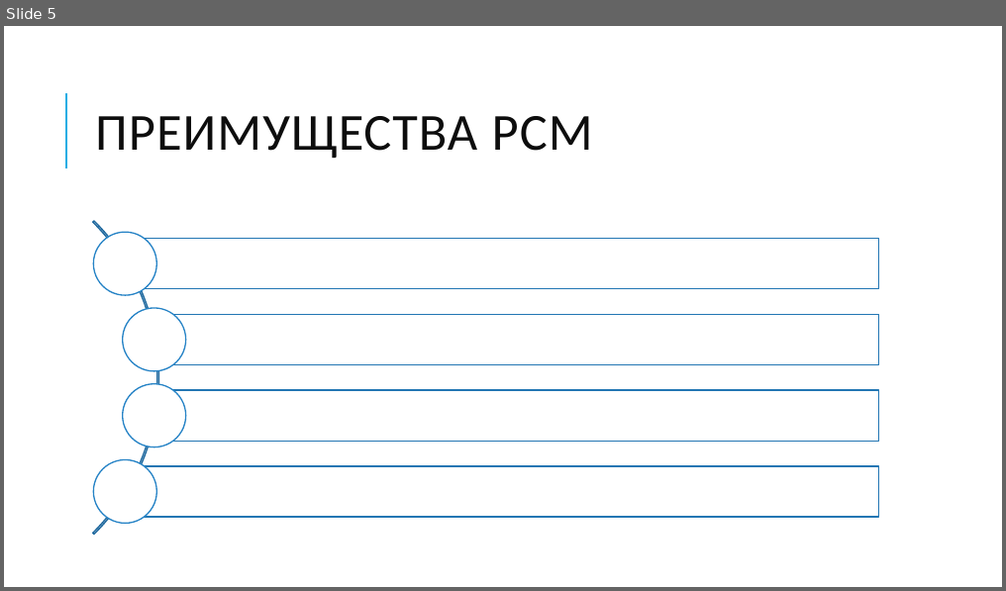
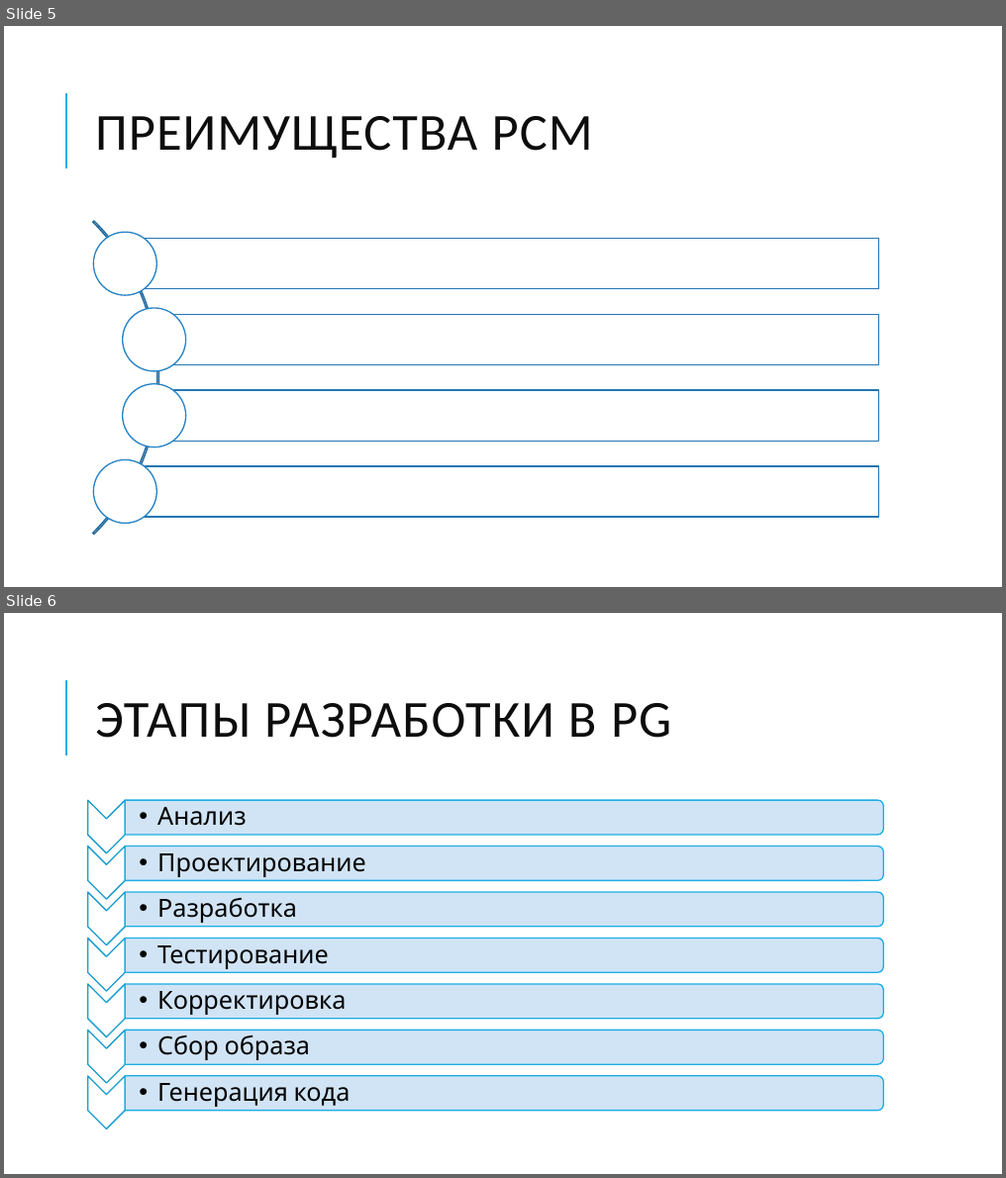
Before and after one commit to pmswga/PCM, a slide deck: other/PGenerator.pptx. Shown one above the other, each under a label of ours: slide 5 before the commit, slides 5 and 6 after it. The pictures are 1006x591 and 1006x1178 pixels, drawn with LibreOffice and Linux fonts; fonts in the diff are those of the drawing. Boxes give left, top, right and bottom in pixels: in the first picture for what was removed or moved away, otherwise in the second. Text is boxed around its words. In the diff, an @@ line names an element or a change of style, - is before the commit and + after.

```diff
--- a/other/PGenerator.pptx
+++ b/other/PGenerator.pptx
@@ slide 6 added at <box>4,613,1002,1174</box>, background #FFFFFF; not listed: 1 template element that a slide beside it also shows @@
@@ title added at <box>95,703,671,738</box>, 50 pt, text #0D0D0D @@
+ЭТАПЫ РАЗРАБОТКИ В PG
@@ group added at <box>87,800,883,1129</box>: 7 chevrons, 7 round same rects, 7 texts @@
+  •• Анализ
+  •• Проектирование
+  •• Разработка
+  •• Тестирование
+  •• Корректировка
+  •• Сбор образа
+  •• Генерация кода
```
Also in this commit, not shown: 4 slides changed, 2 other slides added, 1 slide removed, 24 other files.
